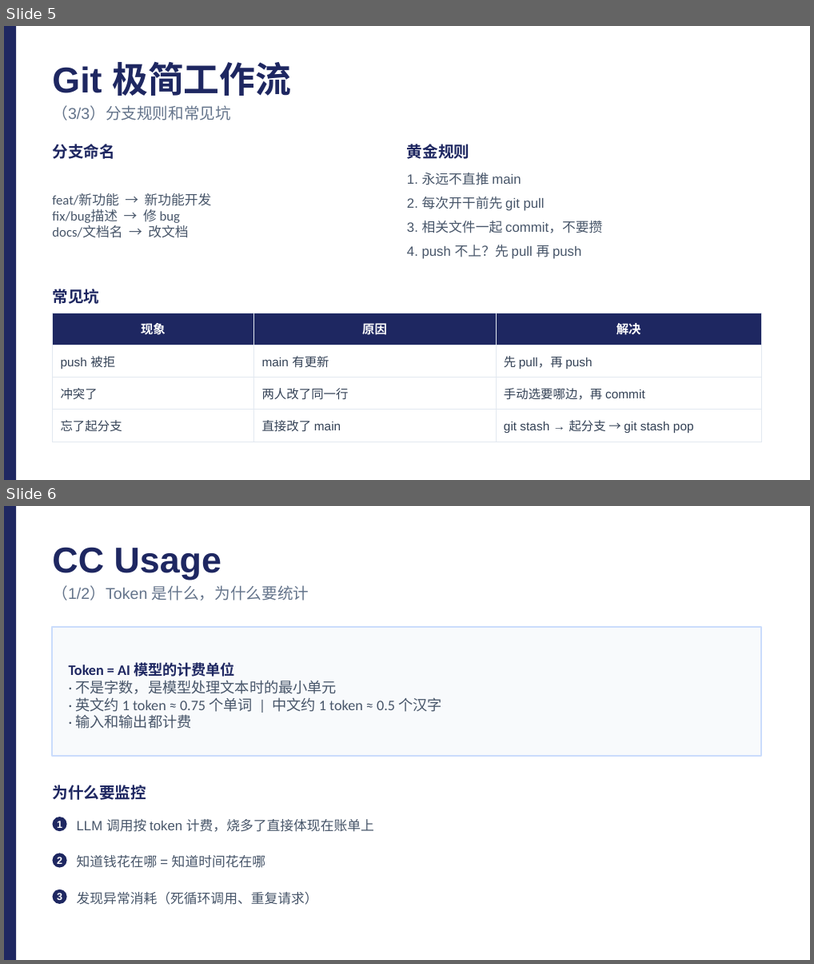
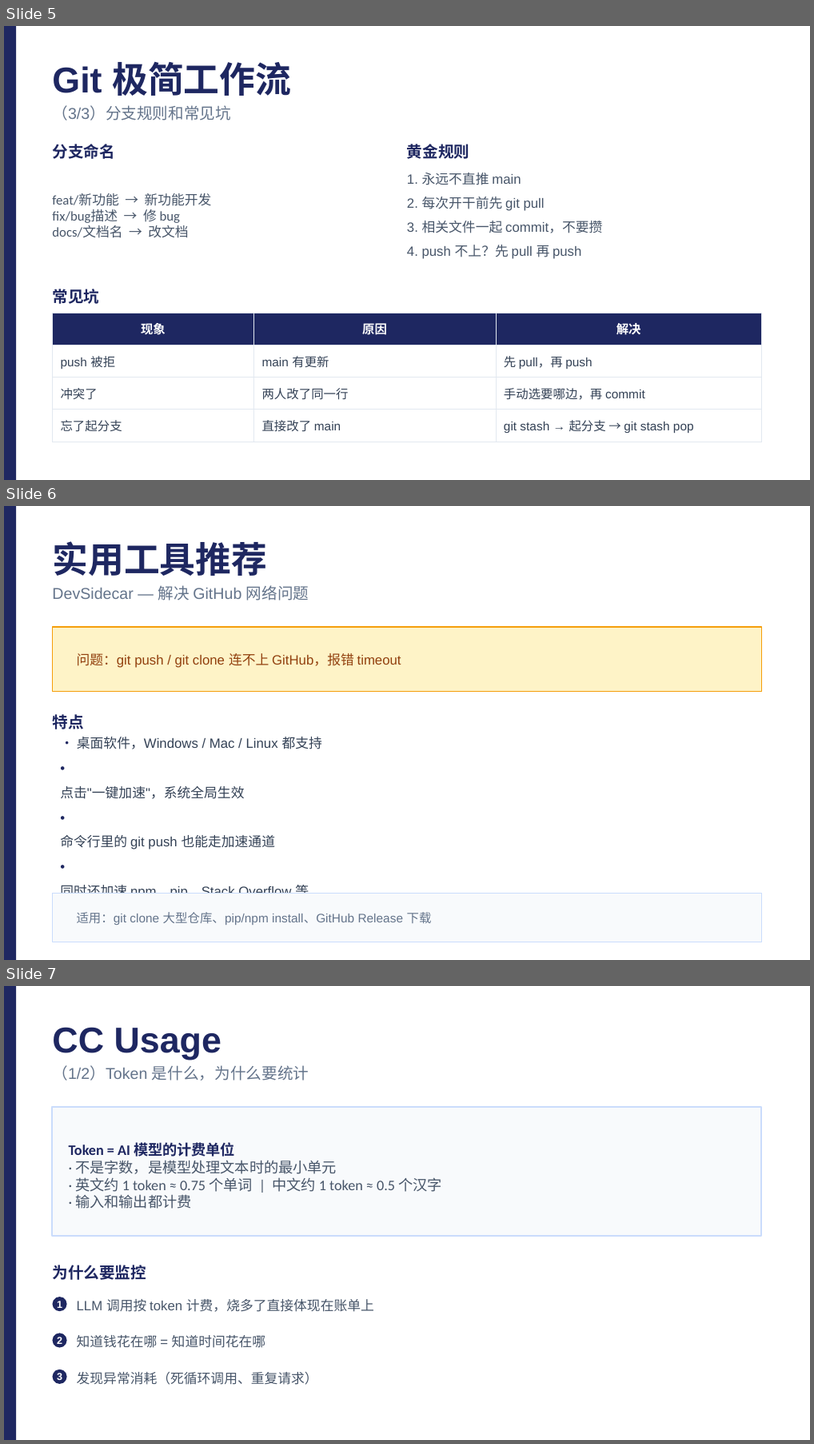
Before and after one commit to lelelelelelelelelelelelele/rednote_monitor, a slide deck: report/20260520/lele_AI工具指南/20260520_AI工具指南.pptx. Shown one above the other, each under a label of ours: slides 5 and 6 before the commit, slides 5, 6 and 7 after it. The pictures are 814x964 and 814x1444 pixels, drawn with LibreOffice and Linux fonts; fonts in the diff are those of the drawing. Boxes give left, top, right and bottom in pixels: in the first picture for what was removed or moved away, otherwise in the second. Text is boxed around its words. In the diff, an @@ line names an element or a change of style, - is before the commit and + after.

```diff
--- a/report/20260520/lele_AI工具指南/20260520_AI工具指南.pptx
+++ b/report/20260520/lele_AI工具指南/20260520_AI工具指南.pptx
@@ slide 6 added at (x1=4, y1=506, x2=810, y2=960), background #FFFFFF @@
@@ rectangle added at (x1=4, y1=506, x2=16, y2=959), fill #1E2761 @@
@@ text added at (x1=52, y1=541, x2=267, y2=576), 32 pt, text #1E2761, bold @@
+实用工具推荐
@@ text added at (x1=52, y1=585, x2=309, y2=600), 14 pt, text #64748B @@
+DevSidecar — 解决 GitHub 网络问题
@@ rectangle added at (x1=52, y1=627, x2=762, y2=692), fill #FEF3C7, outline #F59E0B 1 pt @@
@@ text added at (x1=77, y1=653, x2=402, y2=668), 12 pt, text #92400E @@
+问题：git push / git clone 连不上 GitHub，报错 timeout
@@ text added at (x1=52, y1=714, x2=83, y2=729), 14 pt, text #1E2761, bold @@
+特点
@@ text added at (x1=60, y1=736, x2=322, y2=893), 12 pt, text #334155 @@
+• 桌面软件，Windows / Mac / Linux 都支持
+•
+点击"一键加速"，系统全局生效
+•
+命令行里的 git push 也能走加速通道
+•
+同时还加速 npm、pip、Stack Overflow 等
@@ rectangle added at (x1=52, y1=893, x2=762, y2=941), fill #F8FAFC, outline #CADCFC 1 pt @@
@@ text added at (x1=77, y1=912, x2=432, y2=924), 11 pt, text #64748B @@
+适用：git clone 大型仓库、pip/npm install、GitHub Release 下载
@@ what was slide 6 is now slide 7 @@
```
Also in this commit, not shown: 6 other files.
